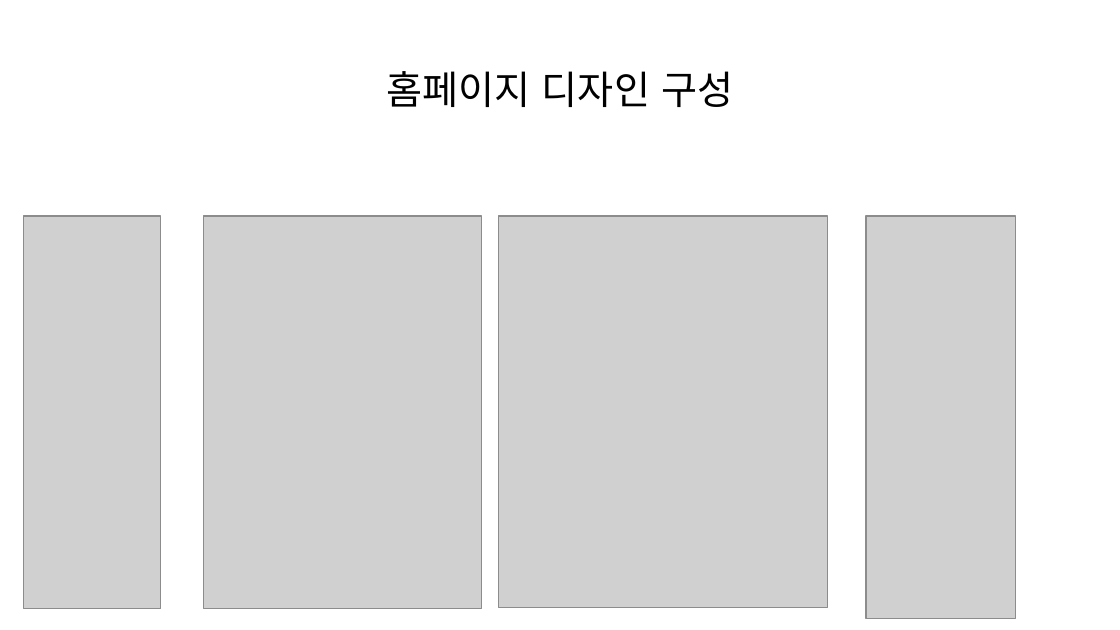
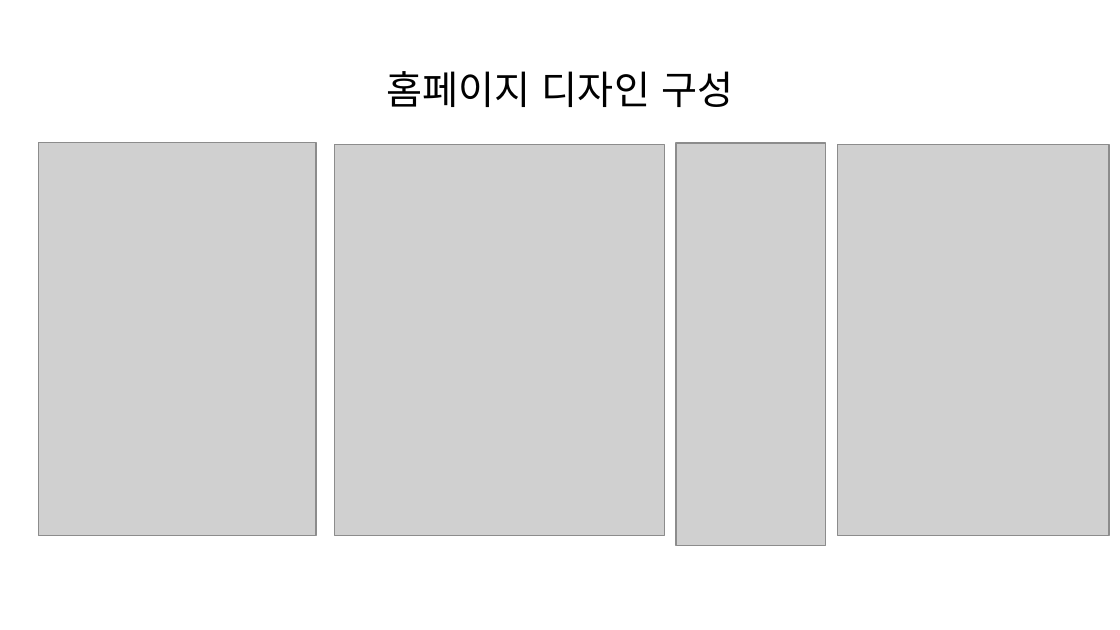
Before and after one commit to dongryeol06/HTML-group-project, a slide deck: slide 4 of html 조별과제.pptx. Drawn at 1120x630 pixels with LibreOffice and Linux fonts; fonts in the diff are those of the drawing; grey boxes stand for pictures. Boxes give left, top, right and bottom in pixels: in the first picture for what was removed or moved away, otherwise in the second. Text is boxed around its words. In the diff, an @@ line names an element or a change of style, - is before the commit and + after.

```diff
--- a/html 조별과제.pptx
+++ b/html 조별과제.pptx
@@ picture: place and size @@
-picture at (204,216,482,609)
+picture at (38,143,316,536)
@@ picture: place and size @@
-picture at (498,216,828,608)
+picture at (335,144,664,536)
@@ picture: place and size @@
-picture at (866,216,1016,618)
+picture at (676,143,827,545)
@@ picture added at (838,144,1109,536) @@
@@ picture removed at (24,216,161,609) @@
```
Also in this commit, not shown: 2 other slides changed.
